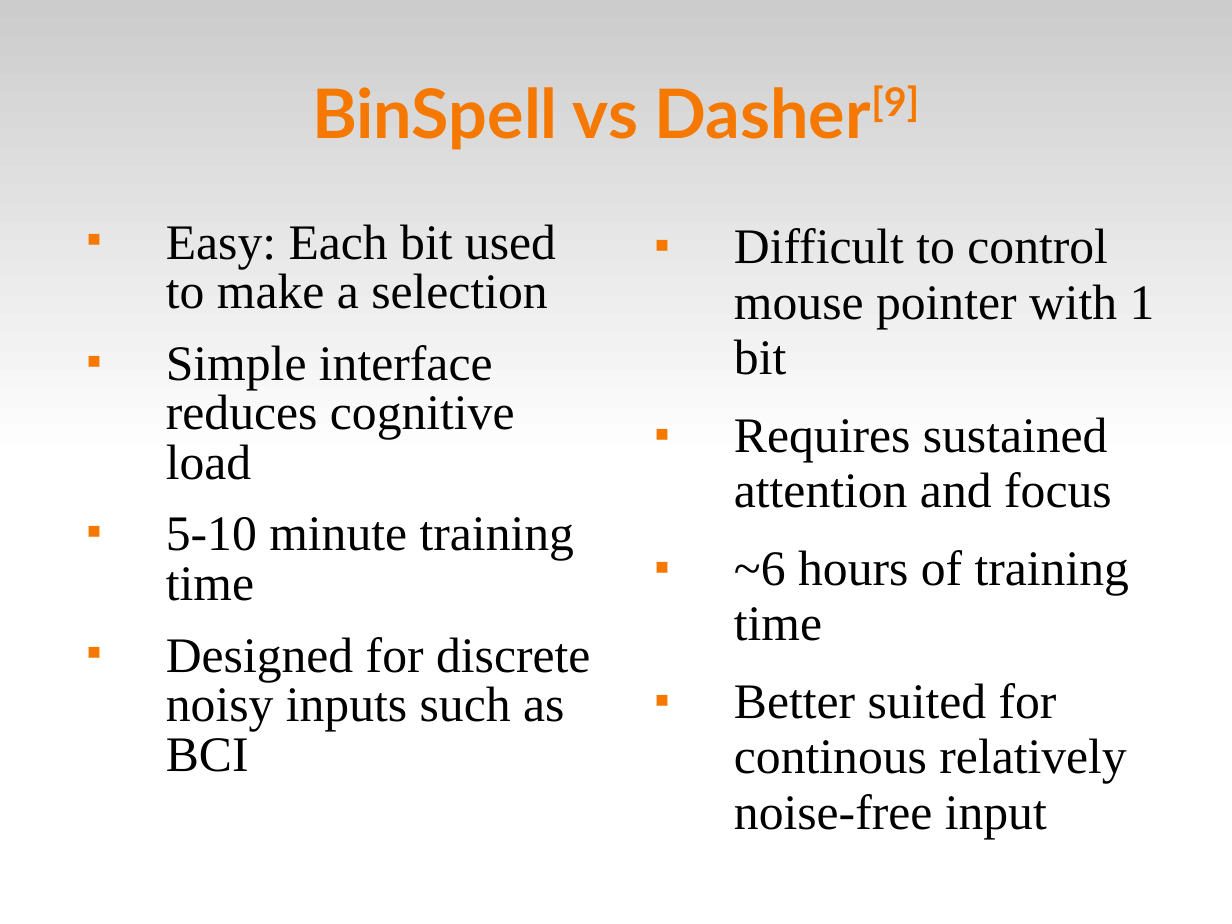
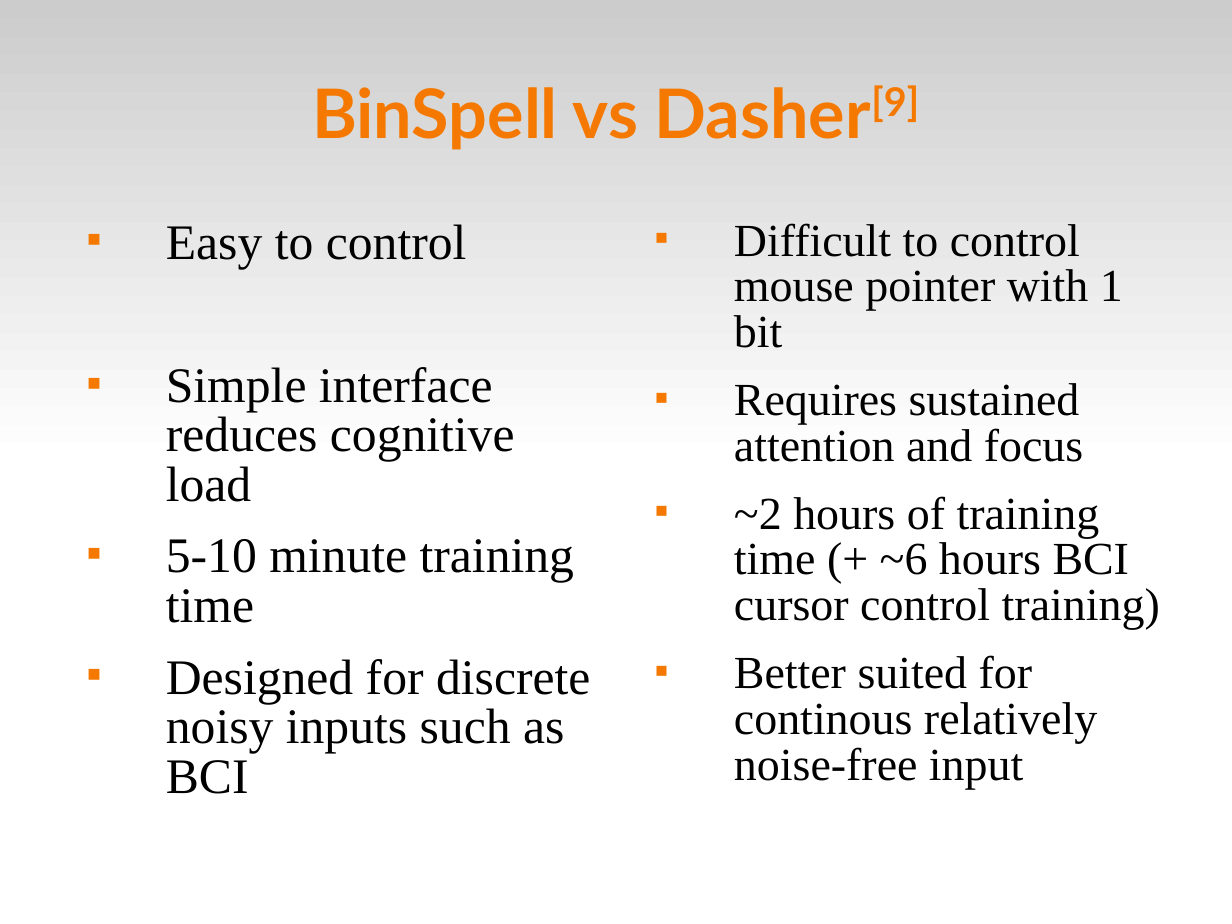
Before and after one commit to abdullah38rcc/BCI-Virtual-Keyboard, a slide deck: slide 16 of master's/docs/virtKey.ppt. Drawn at 1232x924 pixels with LibreOffice and Linux fonts; fonts in the diff are those of the drawing. Boxes give left, top, right and bottom in pixels: in the first picture for what was removed or moved away, otherwise in the second. Text is boxed around its words. In the diff, an @@ line names an element or a change of style, - is before the commit and + after.

```diff
--- a/master's/docs/virtKey.ppt
+++ b/master's/docs/virtKey.ppt
@@ text at (x1=166, y1=224, x2=467, y2=269): text changed @@
-■ Easy: Each bit used to make a selection
+■ Easy to control
@@ text at (x1=734, y1=223, x2=1123, y2=789): size 32 to 29.6 pt in "Difficult to control mouse pointer with 1 ...", "Requires sustained attention and focus", "Better suited for continous relatively noise-free input"; line spacing 0.93 to 0.83 @@
@@ text at (x1=734, y1=496, x2=1160, y2=630): text changed; size 32 to 29.6 pt @@
-■ ~6 hours of training time
+■ ~2 hours of training time (+ ~6 hours BCI cursor control training)
```
Also in this commit, not shown: 5 other slides changed, 1 other file.
